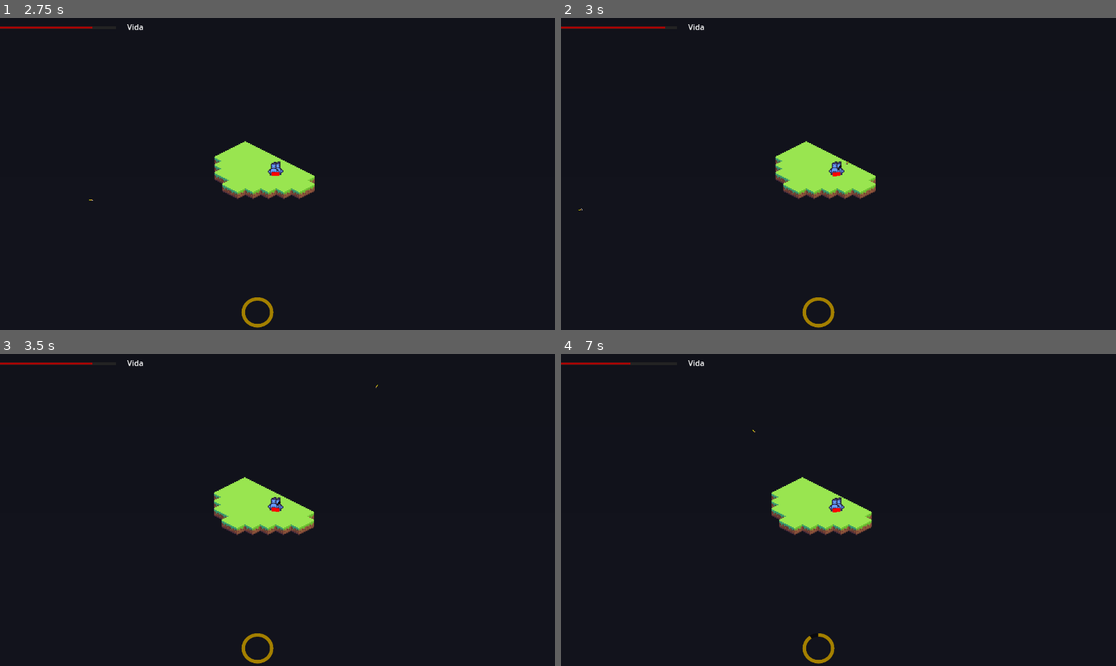
Above: before the commit, frames 1-4 (two rows, left to right).
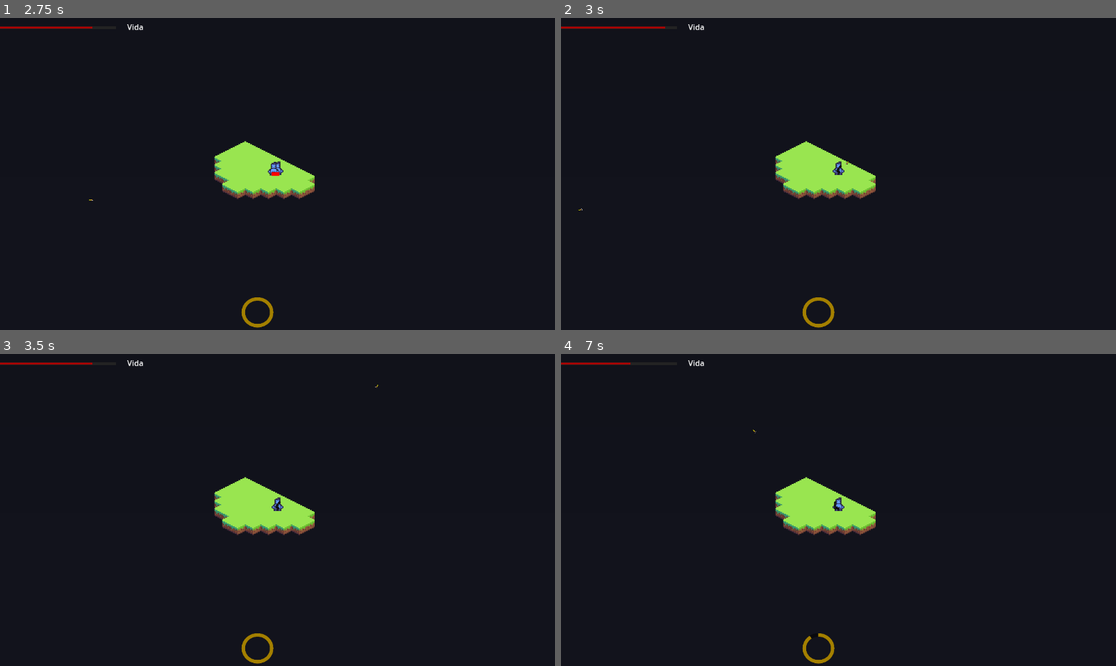
Above: after the commit, the same moments.

Repository: Kennykiller36/project-rogue-zombie
Game: Godot game, scene res://scenes/main_menu_scene/main_menu.tscn
Two runs of this game, one before a commit and one after it. Both use one fixed random seed, a clock stepped at 60 frames per second and the inputs below.
Inputs (mouse positions are in pixels of both pictures, inside the frame that each line leads up to):
- Up to frame 1 (2.75 s): click "Start Game" at 0.5 s; tap Enter at 1.25 s; move the mouse to (399, 158) at 1.27 s; hold X (loseHealth) 1.28-2 s; click (399, 158) at 1.42 s; drag from (166, 189) to (277, 167) at 2.02 s
- Up to frame 2 (3 s): move the mouse to (894, 105) at 2.77 s; hold Z (addHealth) from 2.78 s (still down); click (894, 105) at 2.92 s
- Up to frame 3 (3.5 s): keep holding Z (addHealth); tap X (loseHealth) at 3.05 s
- Up to frame 4 (7 s): release Z (addHealth) at 3.5 s; tap Space at 3.5, 5 s; drag from (810, 572) to (832, 503) at 3.52 s; tap Enter at 4.25, 5.75 s; move the mouse to (1005, 556) at 4.27 s; hold V (loseHabilidade) 4.28-5 s; click (1005, 556) at 4.42 s; tap X (loseHealth) at 4.55 s; drag from (672, 463) to (755, 432) at 5.02 s; move the mouse to (866, 510) at 5.77 s; hold X (loseHealth) 5.78-6.5 s; click (866, 510) at 5.92 s; drag from (755, 432) to (838, 503) at 6.52 s

Frame 1 is identical in both runs. In frame 2, less than 0.1% of the frame differs, in the area x 48-51%, y 45-51%; in frame 3, 0.2%; in frame 4, 0.8%, in the area x 34-57%, y 24-59%.

Commit message:
Add morte do inimigo

Diff:
--- a/entidades/bala/bullet.gd
+++ b/entidades/bala/bullet.gd
@@ -1,6 +1,7 @@
 extends Node2D
 
 const SPEED: int=300
+@export var dano:int
 
 
 func _process(delta: float) -> void:
@@ -9,3 +10,9 @@
 
 func _on_visible_on_screen_notifier_2d_screen_exited() -> void:
 	queue_free()
+
+
+func _on_area_2d_area_entered(area: Area2D) -> void:
+	if area.is_in_group("inimigo"):
+		var inimigo = area.get_parent()
+		inimigo.diminuir_vida(dano)
--- a/entidades/bala/bullet.tscn
+++ b/entidades/bala/bullet.tscn
@@ -1,16 +1,27 @@
-[gd_scene load_steps=3 format=3 uid="uid://dk6cmeky32ua4"]
+[gd_scene load_steps=4 format=3 uid="uid://dk6cmeky32ua4"]
 
 [ext_resource type="Script" uid="uid://bcvd8hnpg08nu" path="res://entidades/bala/bullet.gd" id="1_5m7u6"]
 [ext_resource type="Texture2D" uid="uid://capdhnxyhxyi8" path="res://sprites/balas/bullet.png" id="2_c4tnb"]
 
+[sub_resource type="RectangleShape2D" id="RectangleShape2D_5m7u6"]
+size = Vector2(4, 2)
+
 [node name="Bullet" type="Node2D"]
 script = ExtResource("1_5m7u6")
+dano = 100
 
 [node name="Sprite2D" type="Sprite2D" parent="."]
 scale = Vector2(0.08328657, 0.08328657)
 texture = ExtResource("2_c4tnb")
 
 [node name="VisibleOnScreenNotifier2D" type="VisibleOnScreenNotifier2D" parent="."]
+position = Vector2(0, -2)
 rect = Rect2(-40, -48, 80, 96)
 
+[node name="Area2D" type="Area2D" parent="." groups=["bala"]]
+
+[node name="CollisionShape2D" type="CollisionShape2D" parent="Area2D"]
+shape = SubResource("RectangleShape2D_5m7u6")
+
 [connection signal="screen_exited" from="VisibleOnScreenNotifier2D" to="." method="_on_visible_on_screen_notifier_2d_screen_exited"]
+[connection signal="area_entered" from="Area2D" to="." method="_on_area_2d_area_entered"]
--- a/entidades/zumbi/zumbi.gd
+++ b/entidades/zumbi/zumbi.gd
@@ -9,7 +9,7 @@
 ##Vida e dano do inimigo
 func diminuir_vida(dano: int):
 	if saude <= 0:
-		return
+		queue_free()
 	saude -= dano
 
 func _on_area_2d_area_entered(area: Area2D) -> void:
